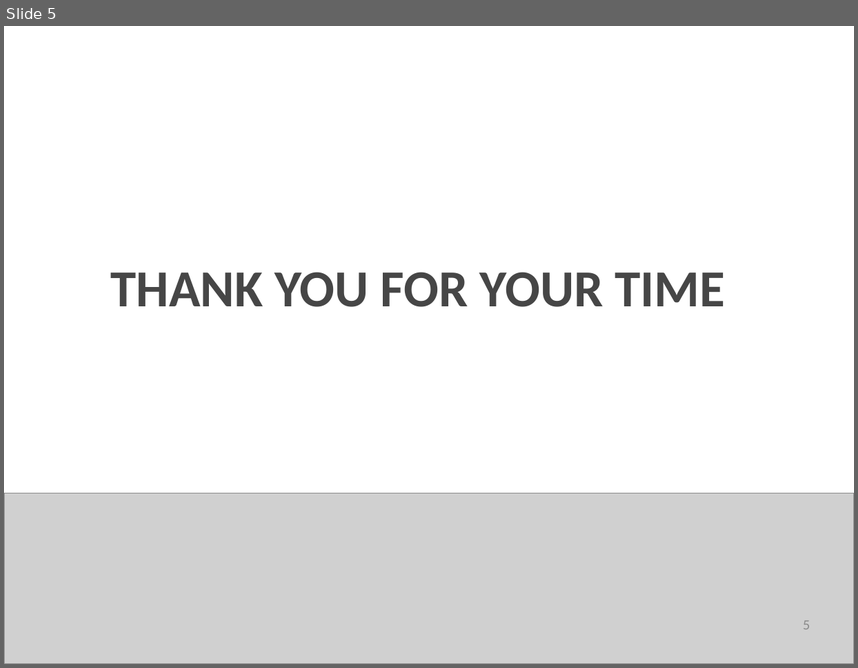
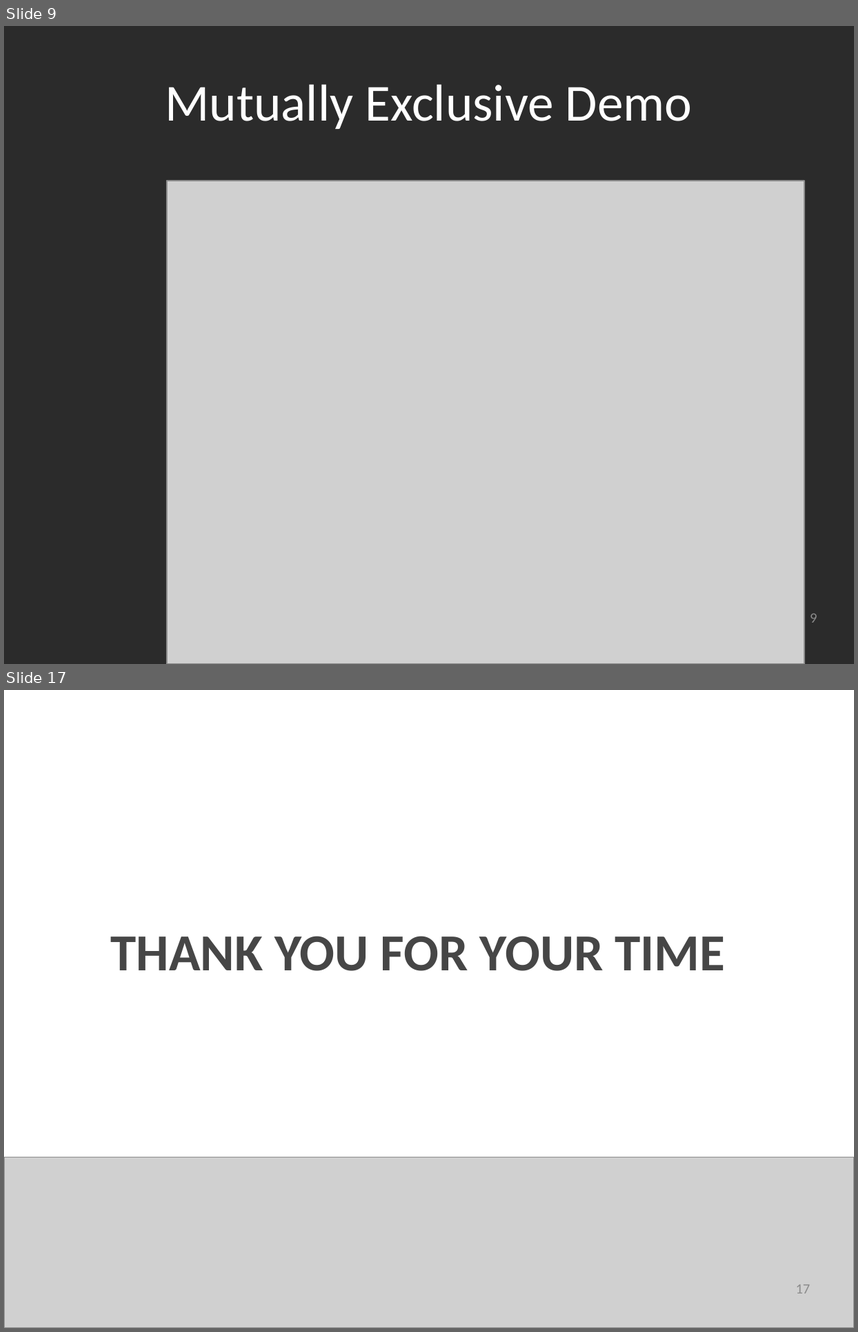
Before and after one commit to SpacemanRiff/spring-semester-project, a slide deck: powerpoints/Sprint 4.pptx. Shown one above the other, each under a label of ours: slide 5 before the commit, slides 9 and 17 after it; the slides between them are not shown. The pictures are 858x668 and 858x1332 pixels, drawn with LibreOffice and Linux fonts; fonts in the diff are those of the drawing; grey boxes stand for pictures; background and template pictures are left out; a plain dark background stands for a picture behind light text. Boxes give left, top, right and bottom in pixels: in the first picture for what was removed or moved away, otherwise in the second. Text is boxed around its words. In the diff, an @@ line names an element or a change of style, - is before the commit and + after.

```diff
--- a/powerpoints/Sprint 4.pptx
+++ b/powerpoints/Sprint 4.pptx
@@ slide 9 added at [4,26,854,664], background picture (left out) @@
@@ title added at [165,84,692,129], 44 pt, text #FFFFFF @@
+Mutually Exclusive Demo
@@ picture added at [168,181,805,664] @@
@@ page number added at [810,613,817,622], 12 pt, text #8C8C8C @@
+9
@@ what was slide 5 is now slide 17 @@
@@ page number at [796,1284,811,1293]: text changed @@
-5
+17
```
Also in this commit, not shown: 2 slides changed, 11 other slides added, 2 other files.
